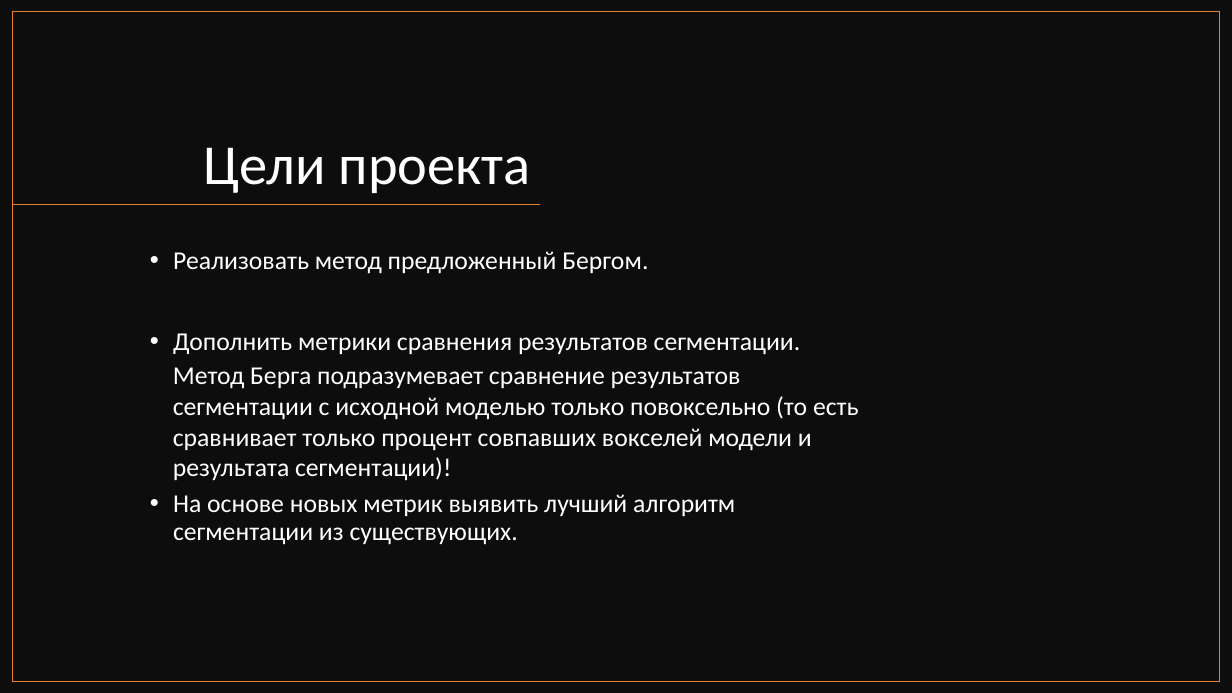
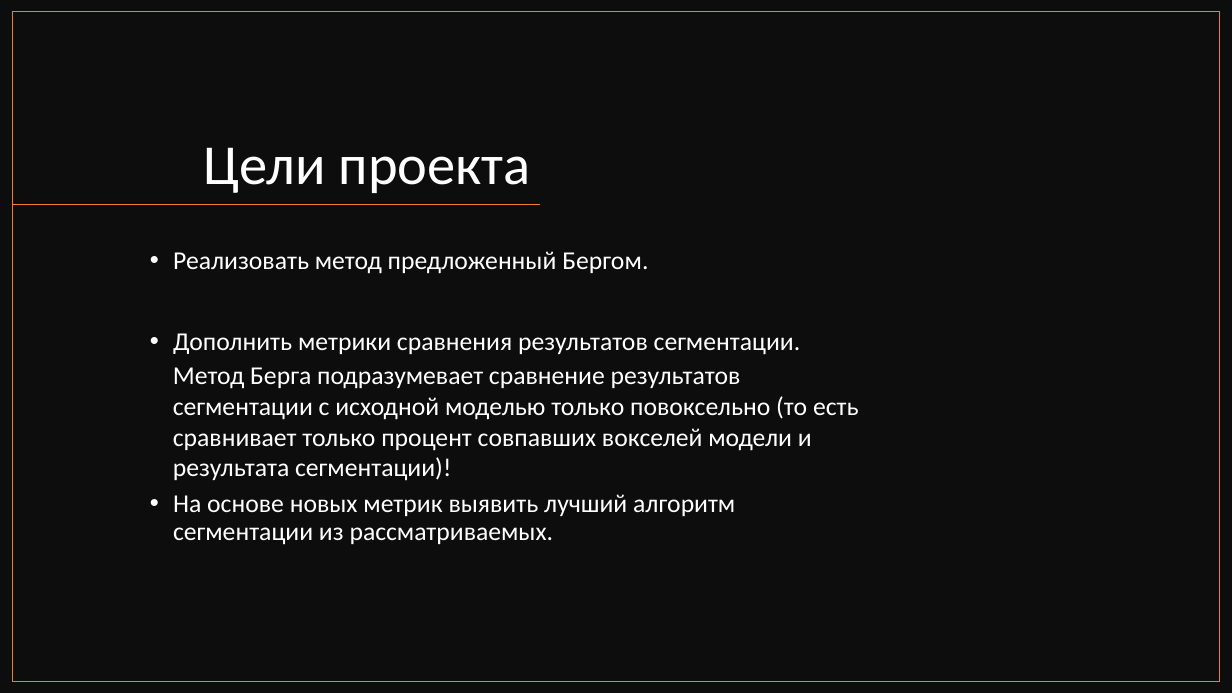
Before and after one commit to IgorianKiselev02/SpringPractice2022, a slide deck: slide 3 of ОтчётV2.0.pptx. Drawn at 1232x693 pixels with LibreOffice and Linux fonts; fonts in the diff are those of the drawing. Boxes give left, top, right and bottom in pixels: in the first picture for what was removed or moved away, otherwise in the second. Text is boxed around its words. In the diff, an @@ line names an element or a change of style, - is before the commit and + after.

```diff
--- a/ОтчётV2.0.pptx
+++ b/ОтчётV2.0.pptx
@@ text at bbox=[173, 494, 735, 545]: text changed @@
-• На основе новых метрик выявить лучший алгоритм сегментации из существующих.
+• На основе новых метрик выявить лучший алгоритм сегментации из рассматриваемых.
```
Also in this commit, not shown: 4 other slides changed, 1 slide added, 1 other file.
